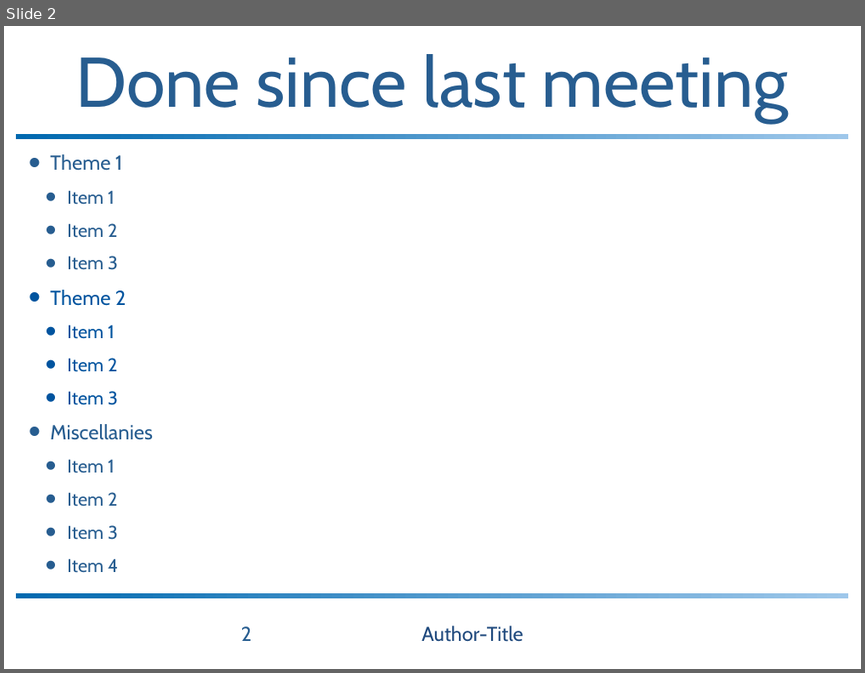
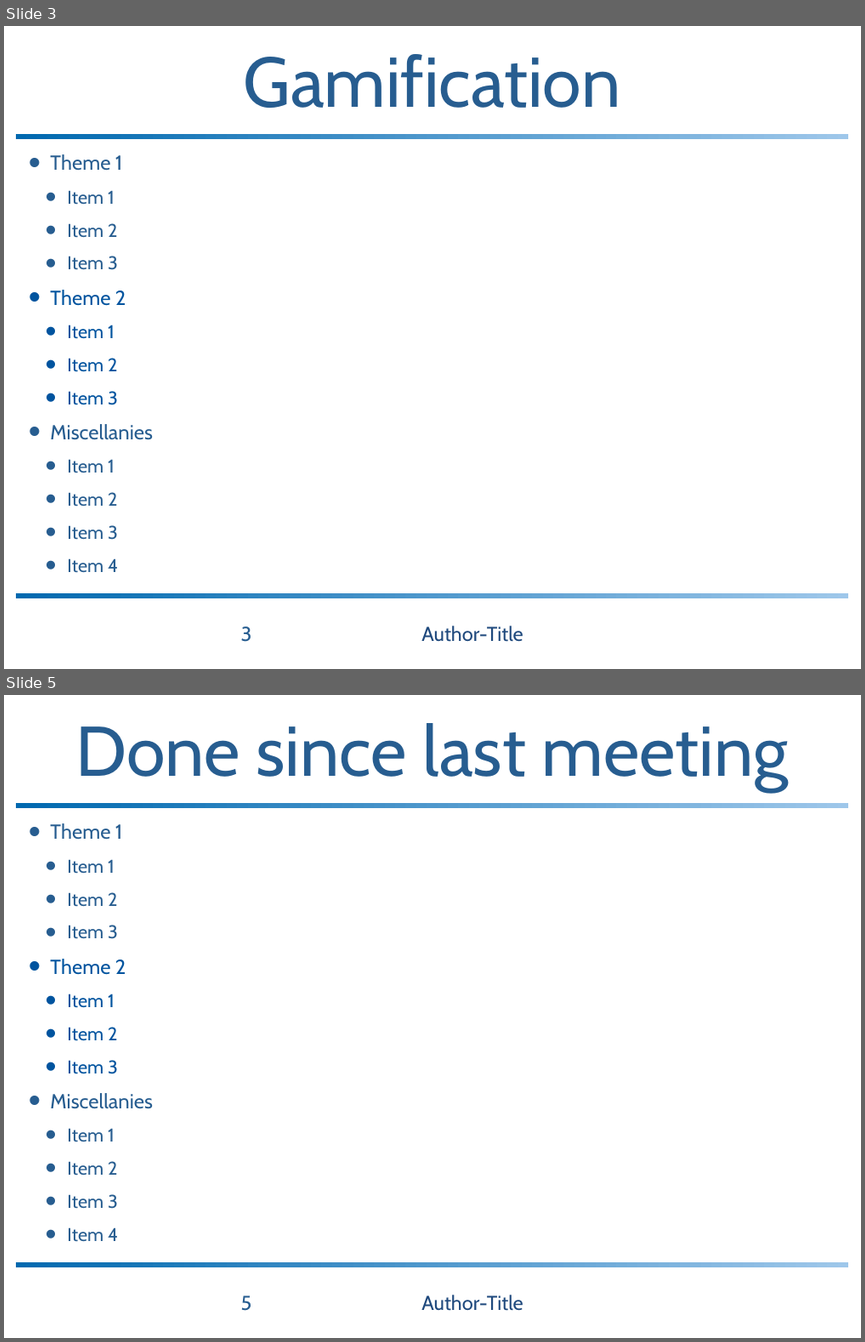
Before and after one commit to frederic-klein/thesis, a slide deck: talks/final/Presentation (Powerpoint).pptx. Shown one above the other, each under a label of ours: slide 2 before the commit, slides 3 and 5 after it; the slides between them are not shown. The pictures are 865x673 and 865x1342 pixels, drawn with LibreOffice and Linux fonts; fonts in the diff are those of the drawing; background and template pictures are left out. Boxes give left, top, right and bottom in pixels: in the first picture for what was removed or moved away, otherwise in the second. Text is boxed around its words. In the diff, an @@ line names an element or a change of style, - is before the commit and + after.

Commit message:
final talk v2

```diff
--- a/talks/final/Presentation (Powerpoint).pptx
+++ b/talks/final/Presentation (Powerpoint).pptx
@@ slide 3 added at [4,26,861,669], background #FFFFFF; not listed: 2 template elements that a slide beside it also shows @@
@@ title added at [244,54,621,108], 84 pt, text #275D90 @@
+Gamification
@@ text added at [50,154,153,573], 22 pt, text #275D90 @@
+• Theme 1
+  • Item 1
+  • Item 2
+  • Item 3
+• Theme 2
+  • Item 1
+  • Item 2
+  • Item 3
+• Miscellanies
+  • Item 1
+  • Item 2
+  • Item 3
+  • Item 4
@@ page number added at [241,626,252,641], 24 pt, text #275D90 @@
+3
@@ text added at [421,625,522,641], 24 pt, text #1F497D @@
+Author-Title
@@ what was slide 2 is now slide 5 @@
@@ page number at [241,1295,252,1310]: text changed @@
-2
+5
```
Also in this commit, not shown: 3 other slides added, 1 slide removed, 33 other files.
